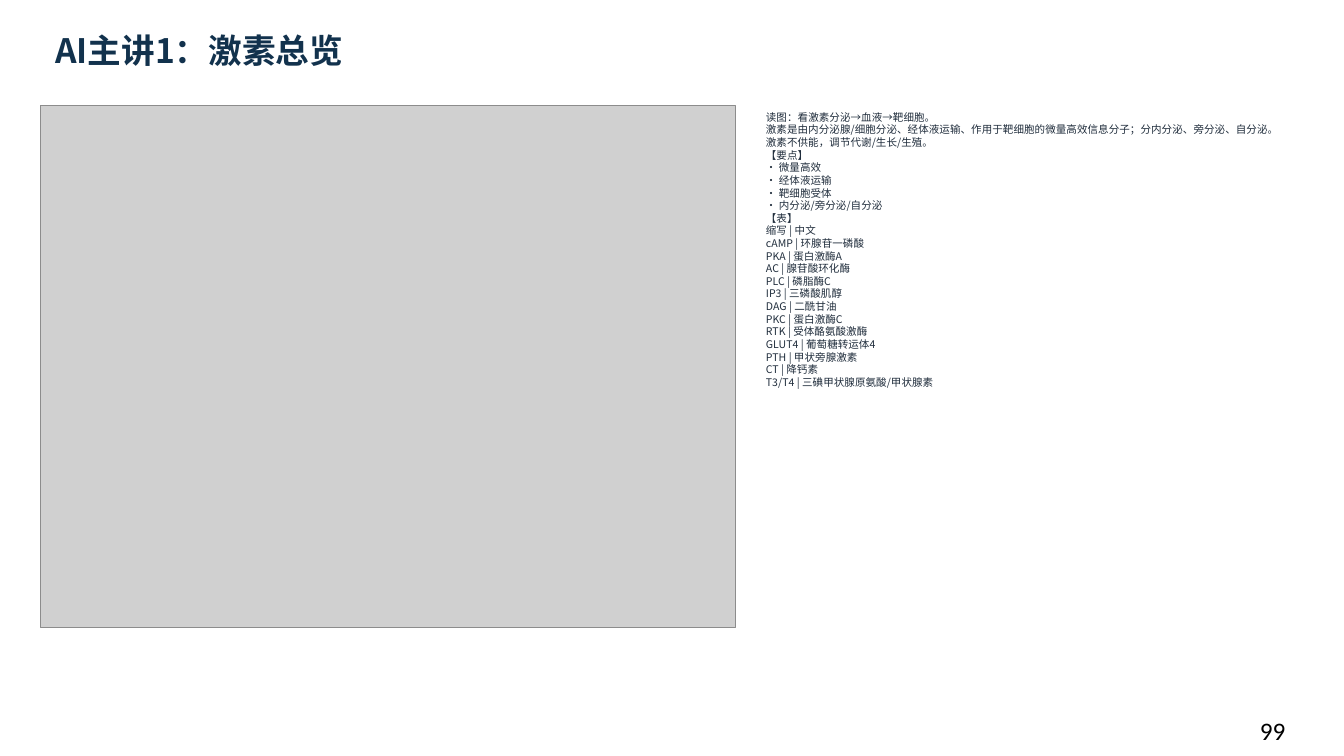
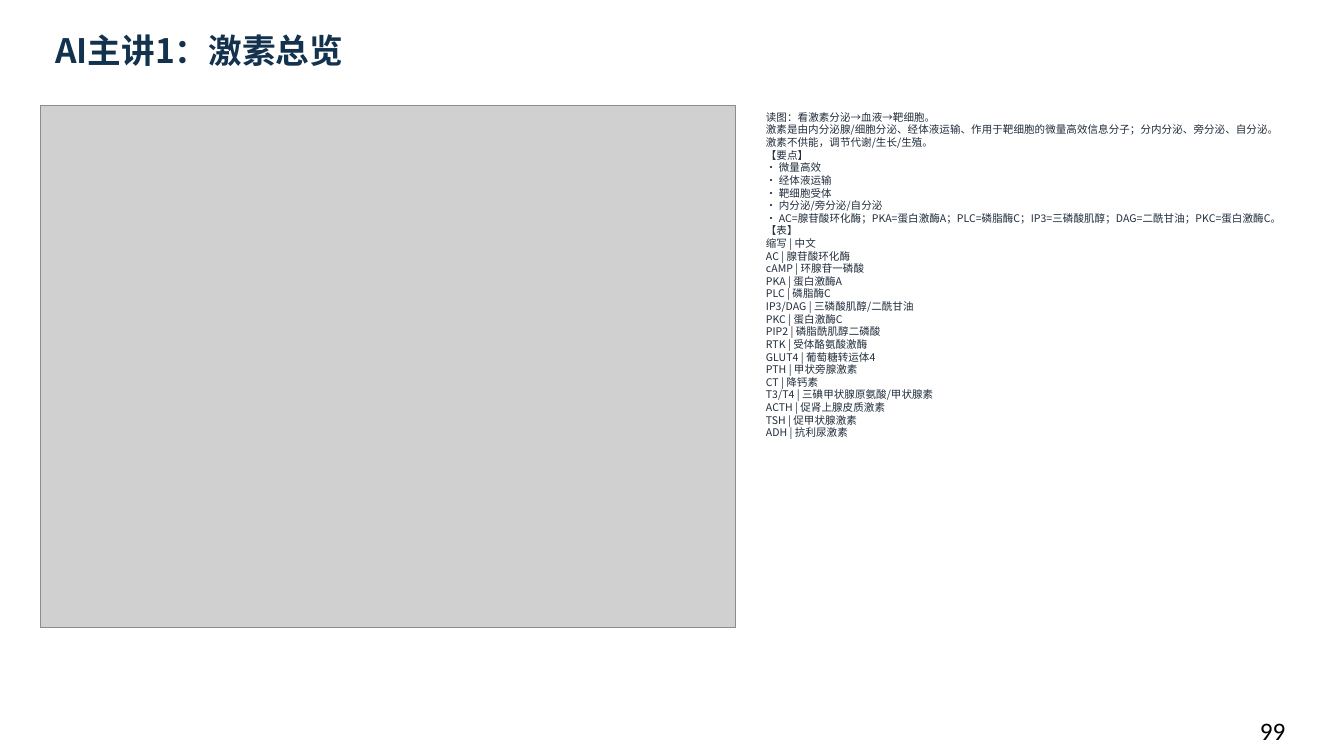
Before and after one commit to newkan-li/Biochemistry, a slide deck: slide 99 of downloads/bc14-ai-style.pptx. Drawn at 1344x756 pixels with LibreOffice and Linux fonts; fonts in the diff are those of the drawing; grey boxes stand for pictures. Boxes give left, top, right and bottom in pixels: in the first picture for what was removed or moved away, otherwise in the second. Text is boxed around its words. In the diff, an @@ line names an element or a change of style, - is before the commit and + after.

```diff
--- a/downloads/bc14-ai-style.pptx
+++ b/downloads/bc14-ai-style.pptx
@@ text at bbox=[766, 112, 1281, 437]: text changed @@
-读图：看激素分泌→血液→靶细胞。
-激素是由内分泌腺/细胞分泌、经体液运输、作用于靶细胞的微量高效信息分子；分内分泌、旁分泌、自分泌。激素不供能，调节代谢/生长/生殖。
-【要点】
-• 微量高效
-• 经体液运输
-• 靶细胞受体
-• 内分泌/旁分泌/自分泌
-【表】
-缩写 | 中文
-cAMP | 环腺苷一磷酸
-PKA | 蛋白激酶A
-AC | 腺苷酸环化酶
-PLC | 磷脂酶C
-IP3 | 三磷酸肌醇
-DAG | 二酰甘油
-PKC | 蛋白激酶C
-RTK | 受体酪氨酸激酶
-GLUT4 | 葡萄糖转运体4
-PTH | 甲状旁腺激素
-CT | 降钙素
-T3/T4 | 三碘甲状腺原氨酸/甲状腺素
+读图：看激素分泌→血液→靶细胞。
+激素是由内分泌腺/细胞分泌、经体液运输、作用于靶细胞的微量高效信息分子；分内分泌、旁分泌、自分泌。激素不供能，调节代谢/生长/生殖。
+【要点】
+• 微量高效
+• 经体液运输
+• 靶细胞受体
+• 内分泌/旁分泌/自分泌
+• AC=腺苷酸环化酶；PKA=蛋白激酶A；PLC=磷脂酶C；IP3=三磷酸肌醇；DAG=二酰甘油；PKC=蛋白激酶C。
+【表】
+缩写 | 中文
+AC | 腺苷酸环化酶
+cAMP | 环腺苷一磷酸
+PKA | 蛋白激酶A
+PLC | 磷脂酶C
+IP3/DAG | 三磷酸肌醇/二酰甘油
+PKC | 蛋白激酶C
+PIP2 | 磷脂酰肌醇二磷酸
+RTK | 受体酪氨酸激酶
+GLUT4 | 葡萄糖转运体4
+PTH | 甲状旁腺激素
+CT | 降钙素
+T3/T4 | 三碘甲状腺原氨酸/甲状腺素
+ACTH | 促肾上腺皮质激素
+TSH | 促甲状腺激素
+ADH | 抗利尿激素
```
Also in this commit, not shown: 22 other slides changed, 5 other files.
